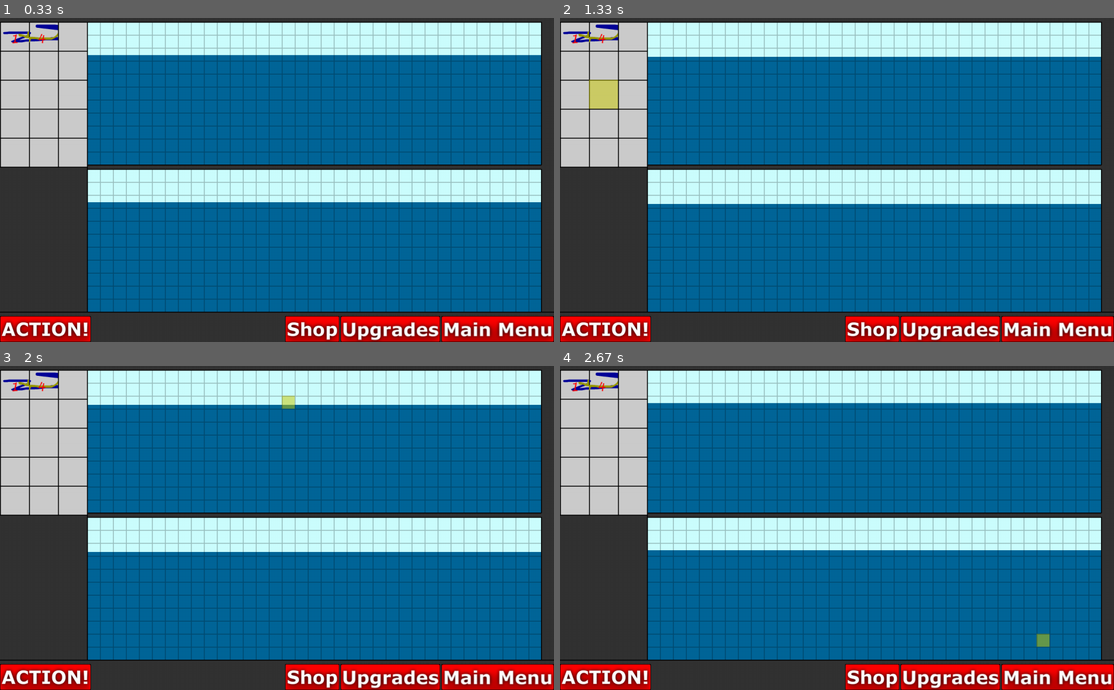
Above: before the commit, frames 1-4 (two rows, left to right).
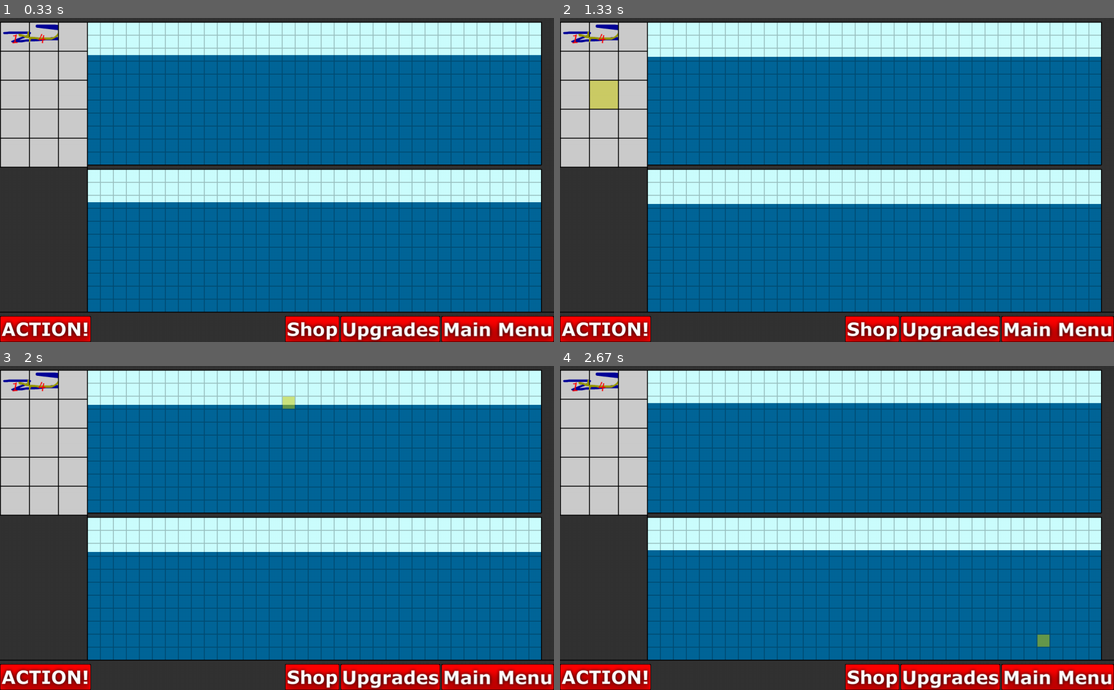
Above: after the commit, the same moments.

Repository: dannenberg/LIFDOFF
Game: pygame game, started from conquertheseas/src/main.py
Same seed, same stepped clock (60 frames per second), same inputs: the game is played once before the commit and once after it. The source is Python 2; it was converted automatically to run under Python 3.
Inputs (mouse positions are in pixels of both pictures, inside the frame that each line leads up to):
- Up to frame 1 (0.33 s): no input
- Up to frame 2 (1.33 s): click (1014, 160) at 0.38 s; click (837, 192) at 0.72 s; click (604, 92) at 1.05 s
- Up to frame 3 (2 s): click (481, 638) at 1.38 s; click (288, 401) at 1.72 s
- Up to frame 4 (2.67 s): click (809, 605) at 2.05 s; click (1047, 647) at 2.38 s

Frame 1 is identical in both runs. In frame 2, less than 0.1% of the frame differs, in the area x 5-11%, y 19-29%; in frame 3, less than 0.1%; in frame 4, less than 0.1%.

Commit message:
Having units with the area of movement

Diff:
--- a/conquertheseas/src/screens/gamescreen.py
+++ b/conquertheseas/src/screens/gamescreen.py
@@ -39,6 +39,8 @@
         self.offense_panel.add_unit(UnitFactory.TADPOLE)
         self.offense_panel.add_unit(UnitFactory.YELLOW_SUB)
 
+        self.highlight_locs = []
+
         self.enemy_board = Board(self.BOARD_SQUARES_X, self.BOARD_SQUARES_Y)
         self.my_board = Board(self.BOARD_SQUARES_X, self.BOARD_SQUARES_Y)
 
@@ -46,12 +48,14 @@
             mpos = ((mpos[0])//self.SQUARE_SIZE, (mpos[1])//self.SQUARE_SIZE)
             curunit = self.enemy_board.get_cell_content(mpos)
             print "gamescreen.boardclick "+str(mpos)
-            if curunit != None:
+            if curunit != None: # clicked on a unit: do as he wants
+                movespd = 3
+                self.highlight_locs = [(x+curunit._loc[0],y+curunit._loc[1]) for x in xrange(-movespd,movespd+1) for y in xrange(-movespd,movespd+1) if abs(x)+abs(y) <= movespd]
                 curunit.on_click()
-            else:
-                if self.held != None:
+            else:               # clicked on nothing
+                if self.held != None:   # not looking to place anyone
                     print "gamescreen.boardclick: add-pole!"
-                    if not self.my_board.add_unit(UnitFactory(self.held, mpos)):
+                    if not self.enemy_board.add_unit(UnitFactory(self.held, mpos)):
                         print "gamescreen.boardclick: can't drop here!"
                         return
                     self.held = None
@@ -70,12 +74,12 @@
         self.clickbox.append((1, 740, 207, 60), action_button)
 
         self.highlight_square = None
-        self.highlight = pygame.Surface((self.SQUARE_SIZE, self.SQUARE_SIZE)) # the size of your rect
+        self.highlight = pygame.Surface((self.SQUARE_SIZE-2, self.SQUARE_SIZE-2)) # the size of your rect
         self.highlight.set_alpha(128) # alpha level
         self.highlight.fill(Screen.color["highlight"]) # this fills the entire surface
 
         self.highlight_panel_square = None
-        self.highlight_panel = pygame.Surface((self.PANEL_SQUARE_SIZE, self.PANEL_SQUARE_SIZE)) # the size of your rect
+        self.highlight_panel = pygame.Surface((self.PANEL_SQUARE_SIZE-2, self.PANEL_SQUARE_SIZE-2)) # the size of your rect
         self.highlight_panel.set_alpha(128) # alpha level
         self.highlight_panel.fill(Screen.color["highlight"]) # this fills the entire surface
 
@@ -108,17 +112,17 @@
 
         # offensive panel mouse over
         def hold(scr, mpos):
-            scr.highlight_panel_square = (limit_by_multiple(mpos[0],0,self.PANEL_SQUARE_SIZE),limit_by_multiple(mpos[1],0,self.PANEL_SQUARE_SIZE))
+            scr.highlight_panel_square = (limit_by_multiple(mpos[0],0,self.PANEL_SQUARE_SIZE)+2,limit_by_multiple(mpos[1],0,self.PANEL_SQUARE_SIZE)+2)
         self.overbox.append((self.OFFENSIVE_PANEL_X, self.OFFENSIVE_PANEL_Y, self.OFFENSIVE_PANEL_WIDTH, self.OFFENSIVE_PANEL_HEIGHT),hold,mouseout)
 
         # enemy board mouse over
         def hold(scr, mpos):
-            scr.highlight_square = ((limit_by_multiple(mpos[0],0,scr.SQUARE_SIZE),limit_by_multiple(mpos[1],0,scr.SQUARE_SIZE)),0)
+            scr.highlight_square = ((limit_by_multiple(mpos[0],0,scr.SQUARE_SIZE)+2,limit_by_multiple(mpos[1],0,scr.SQUARE_SIZE)+2),0)
         self.overbox.append((self.ENEMY_BOARD_X,self.ENEMY_BOARD_Y,self.BOARD_WIDTH,self.BOARD_HEIGHT),hold,mouseout)
 
         # player board mouse over
         def hold(scr, mpos):
-            scr.highlight_square = ((limit_by_multiple(mpos[0],0,scr.SQUARE_SIZE),limit_by_multiple(mpos[1],0,scr.SQUARE_SIZE)),1)
+            scr.highlight_square = ((limit_by_multiple(mpos[0],0,scr.SQUARE_SIZE)+2,limit_by_multiple(mpos[1],0,scr.SQUARE_SIZE)+2),1)
         self.overbox.append((200,402,self.BOARD_WIDTH,self.BOARD_HEIGHT),hold,mouseout)
 
     def display(self, screen):
@@ -136,6 +140,9 @@
         self.my_board.draw_board()
         self.enemy_board.draw_board()
         self.offense_panel.draw_panel()
+
+        for x in self.highlight_locs:
+            self.enemy_board.surface.blit(self.highlight, (x[0]*self.SQUARE_SIZE+2, x[1]*self.SQUARE_SIZE+2))
 
         # panel highlight
         if self.highlight_panel_square != None:
--- a/conquertheseas/src/unit.py
+++ b/conquertheseas/src/unit.py
@@ -60,7 +60,7 @@
         return hold
 
     def on_click(self):
-        self._actions.append(Action(Action.MOVE, (self._loc[0]-1, self._loc[1])))   # TODO MAKE RELATIVE
-        self._actions.append(Action(Action.MOVE, (self._loc[0]-2, self._loc[1])))   # TODO MAKE RELATIVE
-        self._actions.append(Action(Action.MOVE, (self._loc[0]-3, self._loc[1])))   # TODO MAKE RELATIVE
+        #self._actions.append(Action(Action.MOVE, (self._loc[0]-1, self._loc[1])))   # TODO MAKE RELATIVE
+        #self._actions.append(Action(Action.MOVE, (self._loc[0]-2, self._loc[1])))   # TODO MAKE RELATIVE
+        #self._actions.append(Action(Action.MOVE, (self._loc[0]-3, self._loc[1])))   # TODO MAKE RELATIVE
         print "Unit.on_click: yay"
